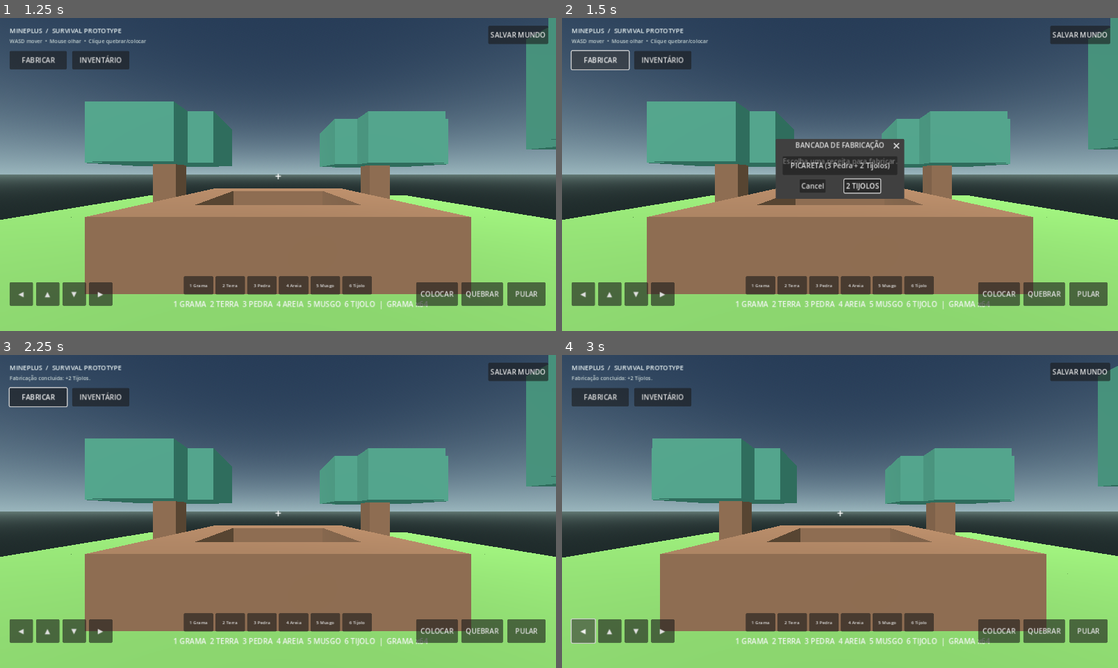
Above: before the commit, frames 1-4 (two rows, left to right).
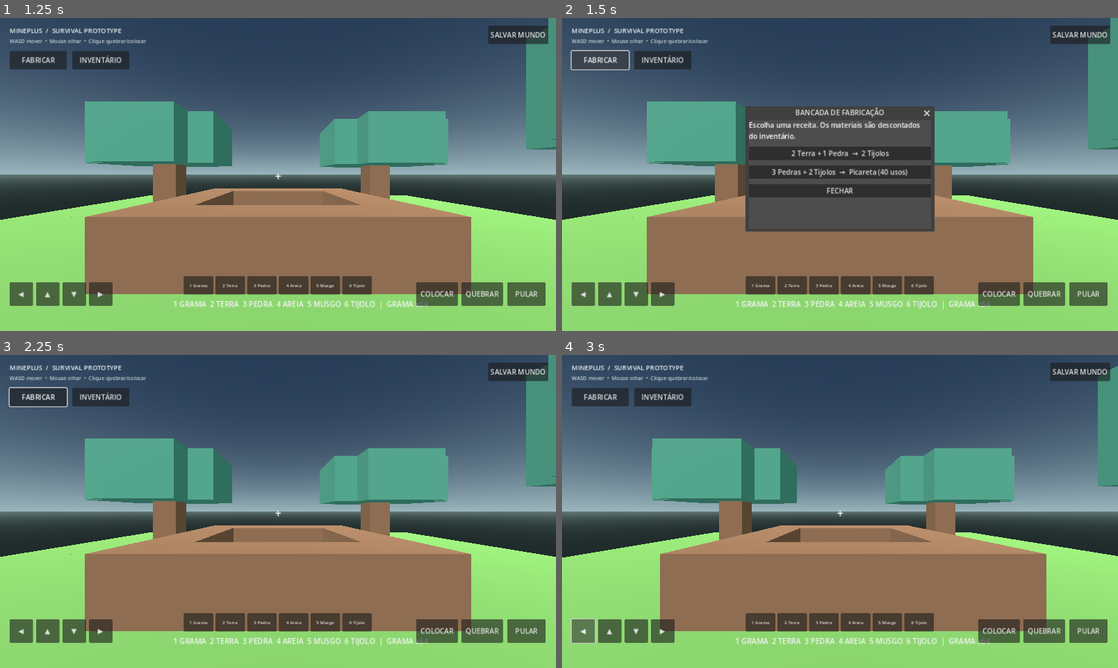
Above: after the commit, the same moments.

Repository: theolauria26-gif/MINEPLUS-PS4
Game: Godot game, scene res://scenes/main_menu.tscn
Two runs of this game, one before a commit and one after it. Both use one fixed random seed, a clock stepped at 60 frames per second and the inputs below.
Inputs (mouse positions are in pixels of both pictures, inside the frame that each line leads up to):
- Up to frame 1 (1.25 s): click "JOGAR" at 0.5 s
- Up to frame 2 (1.5 s): click "FABRICAR" at 1.25 s
- Up to frame 3 (2.25 s): click (300, 524) at 2 s, where only the run before the commit has a clickable "2 TIJOLOS"
- Up to frame 4 (3 s): click "◀" at 2.75 s

Frame 1 is identical in both runs. In frame 2, 10% of the frame differs, in the area x 33-67%, y 28-69%; in frame 3, 0.2%; in frame 4, 0.2%.

Commit message:
Polish crafting station recipe window

Diff:
--- a/scripts/world.gd
+++ b/scripts/world.gd
@@ -327,18 +327,40 @@
 	hud.add_child(craft_button)
 
 func _show_crafting() -> void:
-	var dialog := ConfirmationDialog.new()
+	var dialog := Window.new()
 	dialog.title = "BANCADA DE FABRICAÇÃO"
-	dialog.dialog_text = "Escolha uma receita para fabricar."
-	dialog.ok_button_text = "2 TIJOLOS"
-	dialog.confirmed.connect(_craft_bricks)
+	dialog.size = Vector2i(420, 250)
+	dialog.close_requested.connect(dialog.hide)
+	var stack := VBoxContainer.new()
+	stack.add_theme_constant_override("separation", 12)
+	stack.set_anchors_and_offsets_preset(Control.PRESET_FULL_RECT)
+	stack.add_theme_constant_override("margin_left", 18)
+	stack.add_theme_constant_override("margin_right", 18)
+	stack.add_theme_constant_override("margin_top", 18)
+	stack.add_theme_constant_override("margin_bottom", 18)
+	dialog.add_child(stack)
+	var description := Label.new()
+	description.text = "Escolha uma receita. Os materiais são descontados do inventário."
+	description.autowrap_mode = TextServer.AUTOWRAP_WORD_SMART
+	stack.add_child(description)
+	var bricks_button := Button.new()
+	bricks_button.text = "2 Terra + 1 Pedra  →  2 Tijolos"
+	bricks_button.pressed.connect(func():
+		dialog.hide()
+		_craft_bricks()
+	)
+	stack.add_child(bricks_button)
 	var pickaxe_button := Button.new()
-	pickaxe_button.text = "PICARETA (3 Pedra + 2 Tijolos)"
+	pickaxe_button.text = "3 Pedras + 2 Tijolos  →  Picareta (40 usos)"
 	pickaxe_button.pressed.connect(func():
 		dialog.hide()
 		_craft_pickaxe()
 	)
-	dialog.add_child(pickaxe_button)
+	stack.add_child(pickaxe_button)
+	var close_button := Button.new()
+	close_button.text = "FECHAR"
+	close_button.pressed.connect(dialog.hide)
+	stack.add_child(close_button)
 	add_child(dialog)
 	dialog.popup_centered()
 
